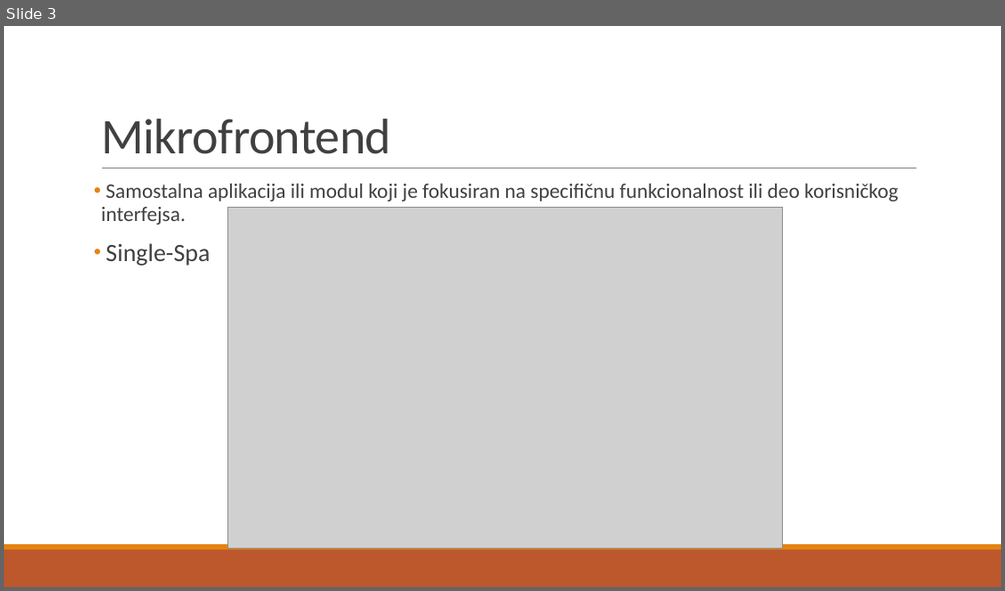
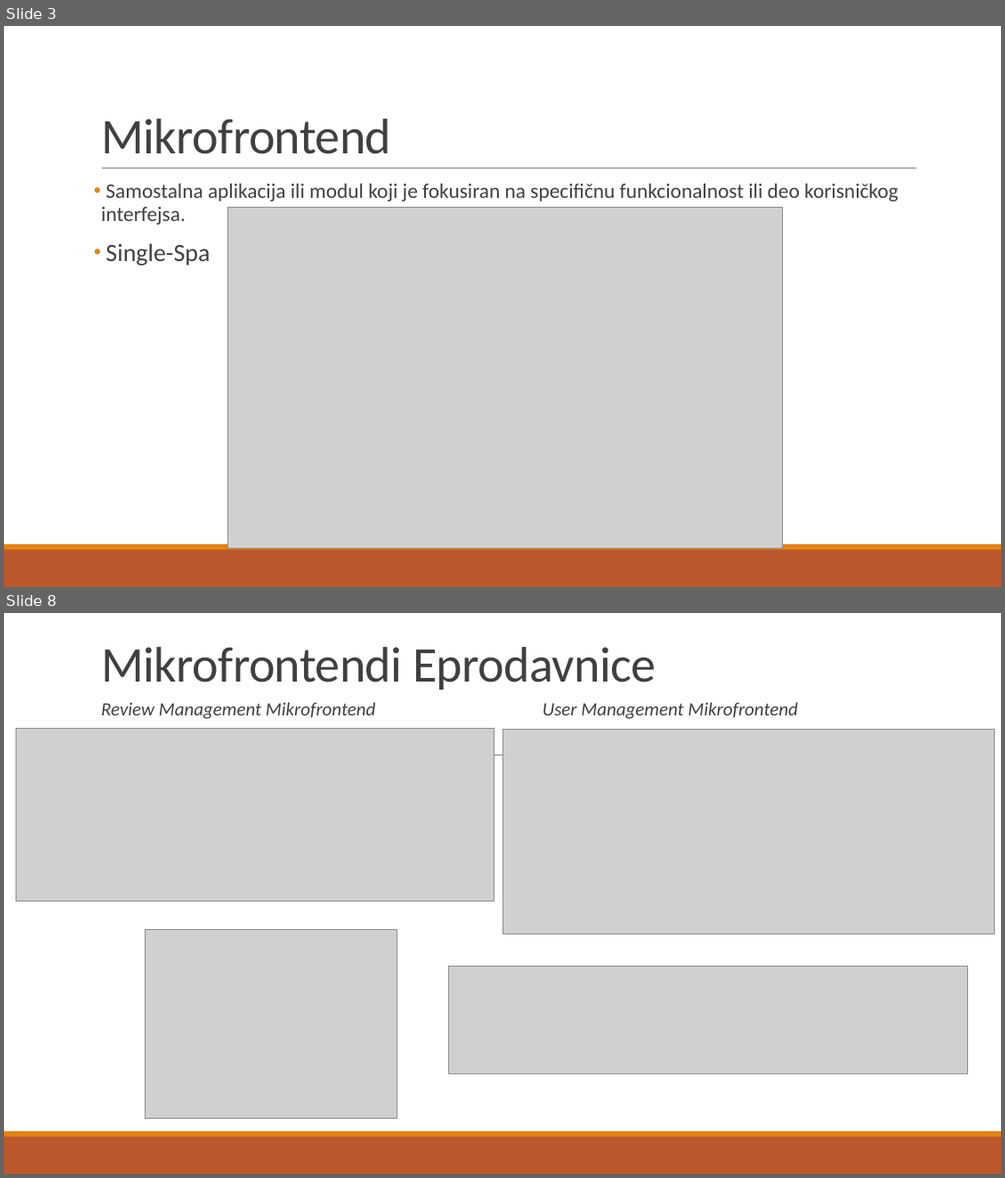
Before and after one commit to JovanCorilic/Diplomski-rad, a slide deck: Diplomski rad.pptx. Shown one above the other, each under a label of ours: slide 3 before the commit, slides 3 and 8 after it; the slides between them are not shown. The pictures are 1005x591 and 1005x1178 pixels, drawn with LibreOffice and Linux fonts; fonts in the diff are those of the drawing; grey boxes stand for pictures. Boxes give left, top, right and bottom in pixels: in the first picture for what was removed or moved away, otherwise in the second. Text is boxed around its words. In the diff, an @@ line names an element or a change of style, - is before the commit and + after.

Commit message:
postavljeno za svih 7 mikrofrontenda slajdovi

```diff
--- a/Diplomski rad.pptx
+++ b/Diplomski rad.pptx
@@ slide 8 added at (x1=4, y1=613, x2=1001, y2=1174), background #FFFFFF; not listed: 3 template elements that a slide beside it also shows @@
@@ title added at (x1=101, y1=647, x2=655, y2=690), 48 pt, text #404040 @@
+Mikrofrontendi Eprodavnice
@@ text added at (x1=101, y1=702, x2=798, y2=719), 18 pt, text #404040, italic @@
+  Review Management Mikrofrontend User Management Mikrofrontend
@@ picture added at (x1=16, y1=728, x2=494, y2=901) @@
@@ picture added at (x1=502, y1=729, x2=994, y2=933) @@
@@ picture added at (x1=146, y1=930, x2=396, y2=1119) @@
@@ picture added at (x1=449, y1=966, x2=969, y2=1074) @@
```
Also in this commit, not shown: 1 slide changed, 4 other slides added, 2 other files.
